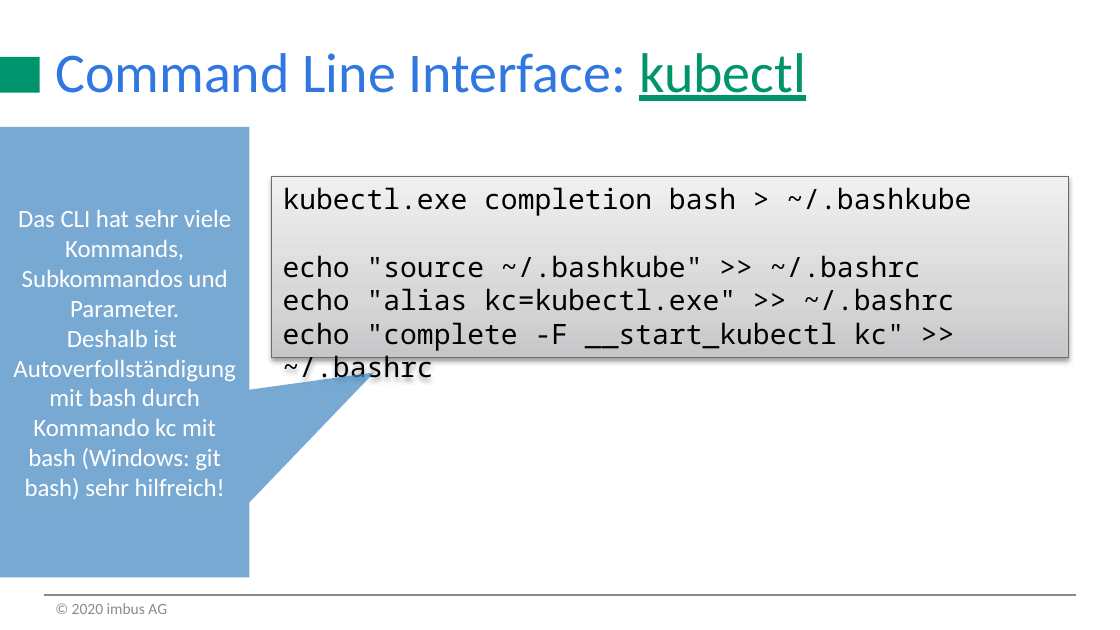
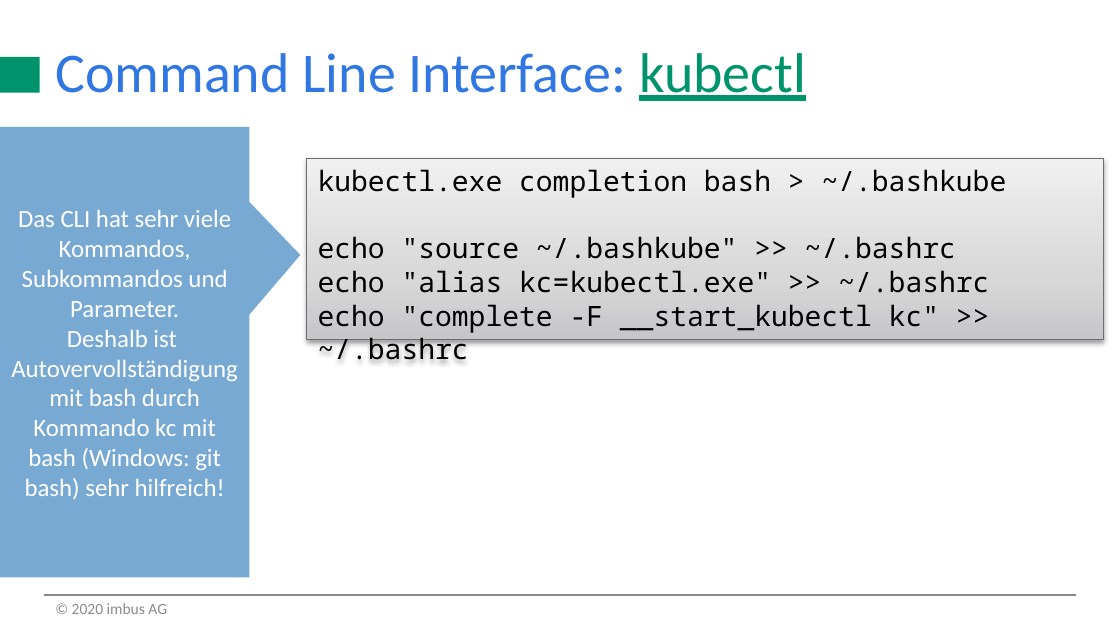
Before and after one commit to oberi01/what-is-kubernetes, a slide deck: slide 7 of k8s_intro_imbus_muc.pptx. Drawn at 1120x630 pixels with LibreOffice and Linux fonts; fonts in the diff are those of the drawing; background and template pictures are left out. Boxes give left, top, right and bottom in pixels: in the first picture for what was removed or moved away, otherwise in the second. Text is boxed around its words. In the diff, an @@ line names an element or a change of style, - is before the commit and + after.

```diff
--- a/k8s_intro_imbus_muc.pptx
+++ b/k8s_intro_imbus_muc.pptx
@@ speech box "Das CLI hat sehr viele ..." at box(0, 127, 250, 577): proportions changed @@
@@ rectangle "kubectl.exe completion bash > ~/.bashkube": place and size @@
-rectangle "kubectl.exe completion bash > ~/.bashkube" at box(271, 176, 1067, 357)
+rectangle "kubectl.exe completion bash > ~/.bashkube" at box(307, 158, 1103, 339)
@@ text in speech box at box(18, 210, 231, 317): text changed @@
-Das CLI hat sehr viele Kommands, Subkommandos und Parameter.
+Das CLI hat sehr viele Kommandos, Subkommandos und Parameter.
@@ text in speech box at box(11, 360, 237, 499): text changed @@
-Autoverfollständigung mit bash durch Kommando kc mit bash (Windows: git bash) sehr hilfreich!
+Autovervollständigung mit bash durch Kommando kc mit bash (Windows: git bash) sehr hilfreich!
```
Also in this commit, not shown: 2 other slides changed, 2 slides added.
